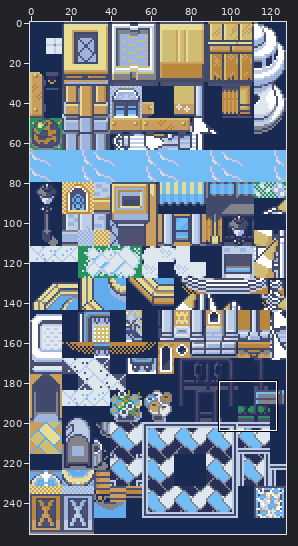
Two versions of one sprite sheet, data/tilesets/secondary/rustboro/tiles.png. The first picture is a wide view before the edit; the outline marks the close-up.
Close-up. Before:
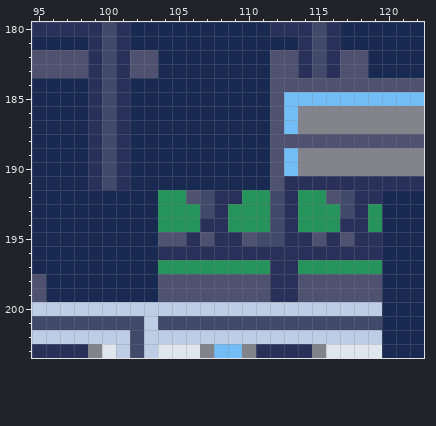
The file is 128x256 pixels. Shown: x 95..122, y 180..203.
Now the later version:
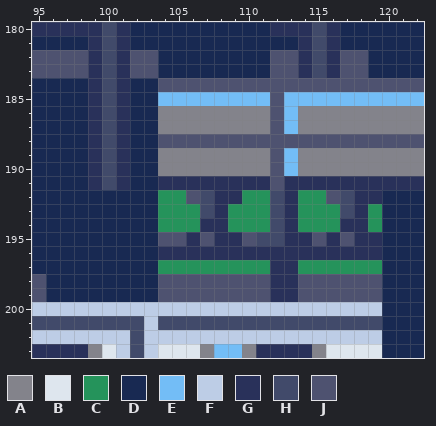
Palette (. is transparent): A #83838b  B #dee6ee  C #25935b  D #182952  E #73bdf6  F #bdcde6  G #29315a  H #414a6a  J #4e5270
Diff:
y 184: x 104..111 DDDDDDDD -> JJJJJJJJ
y 185: x 104..111 DDDDDDDD -> EEEEEEEE
y 186..187: x 104..111 DDDDDDDD -> AAAAAAAA
y 188: x 104..111 DDDDDDDD -> JJJJJJJJ
y 189..190: x 104..111 DDDDDDDD -> AAAAAAAA
y 191: x 104..111 DDDDDDDD -> GGGGGGGG
Boxes around the changes in both close-ups, in picture pixels (x1, y1, x2, y2):
changed: (158, 78, 270, 190)
